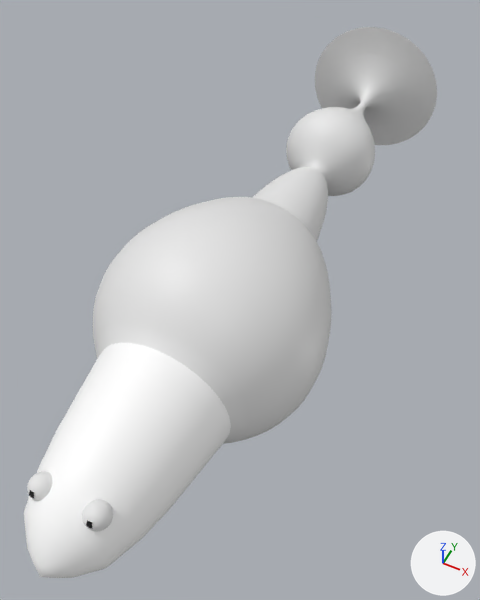
Before and after pictures for a commit that changed the glTF model frontend/public/fish155.glb.
Both versions are drawn from a 50 mm camera at (3.89, -11.46, 9.29) aimed at (-0.05, -3.57, -0.57). Arrows for +X, +Y and +Z are at lower right; the lights stay in place. The picture after the commit comes second. Vertices at exactly the same position are counted once.

Before the edit, the objects in view are built like this:
```python
me_headmesh1_138 = bpy.data.meshes.new('HeadMesh1.138')
me_headmesh1_138.from_pydata(...)  # 5061 vertices, 10110 faces; spans x -2.1..2.1, y -9.77..4.1, z -2.1..2.1
# faces by material slot: [2028, 20, 416, 4608, 3038]
me_headmesh1_138.materials.append(mat_material_283)  # white #e7e7e7
me_headmesh1_138.materials.append(mat_material_284)  # black #000000
me_headmesh1_138.materials.append(mat_headmaterial_449)  # white #ffffff
me_headmesh1_138.materials.append(mat_bodymaterial_449)  # white #e7e7e7
me_headmesh1_138.materials.append(mat_tailmaterial_449)  # white #e7e7e7
ob_fish = bpy.data.objects.new('Fish', me_headmesh1_138)
ob_fish.location = (0.0, 0.0, 0.0)
```
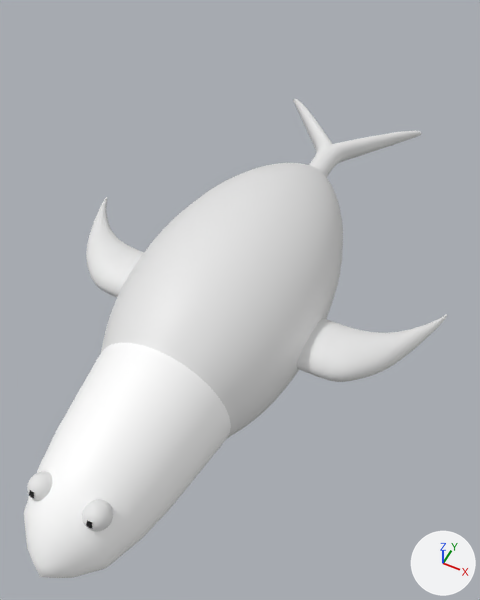
The change, as a diff of the scene's bpy script:
```diff
--- a/frontend/public/fish155.glb.py
+++ b/frontend/public/fish155.glb.py
@@ me_headmesh1_138 @@
 # used by ob_fish; location = (0.0, 0.0, 0.0)
-me_headmesh1_138.from_pydata(...)  # 5061 vertices, 10110 faces; spans x -2.1..2.1, y -9.77..4.1, z -2.1..2.1
+me_headmesh1_138.from_pydata(...)  # 4645 vertices, 9248 faces; spans x -3.74..3.74, y -9.77..2.75, z -1.79..1.79
+# me_headmesh1_138 part 1: a new loose piece of 545 vertices spanning x 1.58..3.74, y -4.96..-2.65, z -0.32..0.32, in mat_bodymaterial_449 (white #e7e7e7)
+# me_headmesh1_138 part 2: a new loose piece of 545 vertices spanning x -3.74..-1.58, y -4.96..-2.65, z -0.32..0.32, in mat_bodymaterial_449 (white #e7e7e7)
+# me_headmesh1_138 part 3: 1096 vertices moved from x -2.1..2.1, y -6.28..1.07, z -2.1..2.1 to x -1.77..1.77, y -6.35..2.65, z -1.77..1.77; 2648 vertices removed from x -1.84..1.84, y -5.76..4.1, z -1.84..1.84; 1142 vertices added at x -1.79..1.79, y -4.37..2.75, z -1.79..1.79
 me_headmesh1_138.materials.append(mat_material_283)
```

Where the change shows, as pixel boxes [x1, y1, x2, y2] in the pictures (480 x 600 px; the box of a moved part takes in the faces that stretch with it):
'Fish', reshaped (13% shorter)
    before: [24, 27, 437, 578]
    after: [24, 99, 447, 578]
part 1 of me_headmesh1_138, added
    after: [297, 314, 447, 382]
part 2 of me_headmesh1_138, added
    after: [86, 197, 144, 297]
part 3 of me_headmesh1_138, moved or reshaped
    before: [178, 27, 437, 313]
    after: [146, 99, 421, 338]
